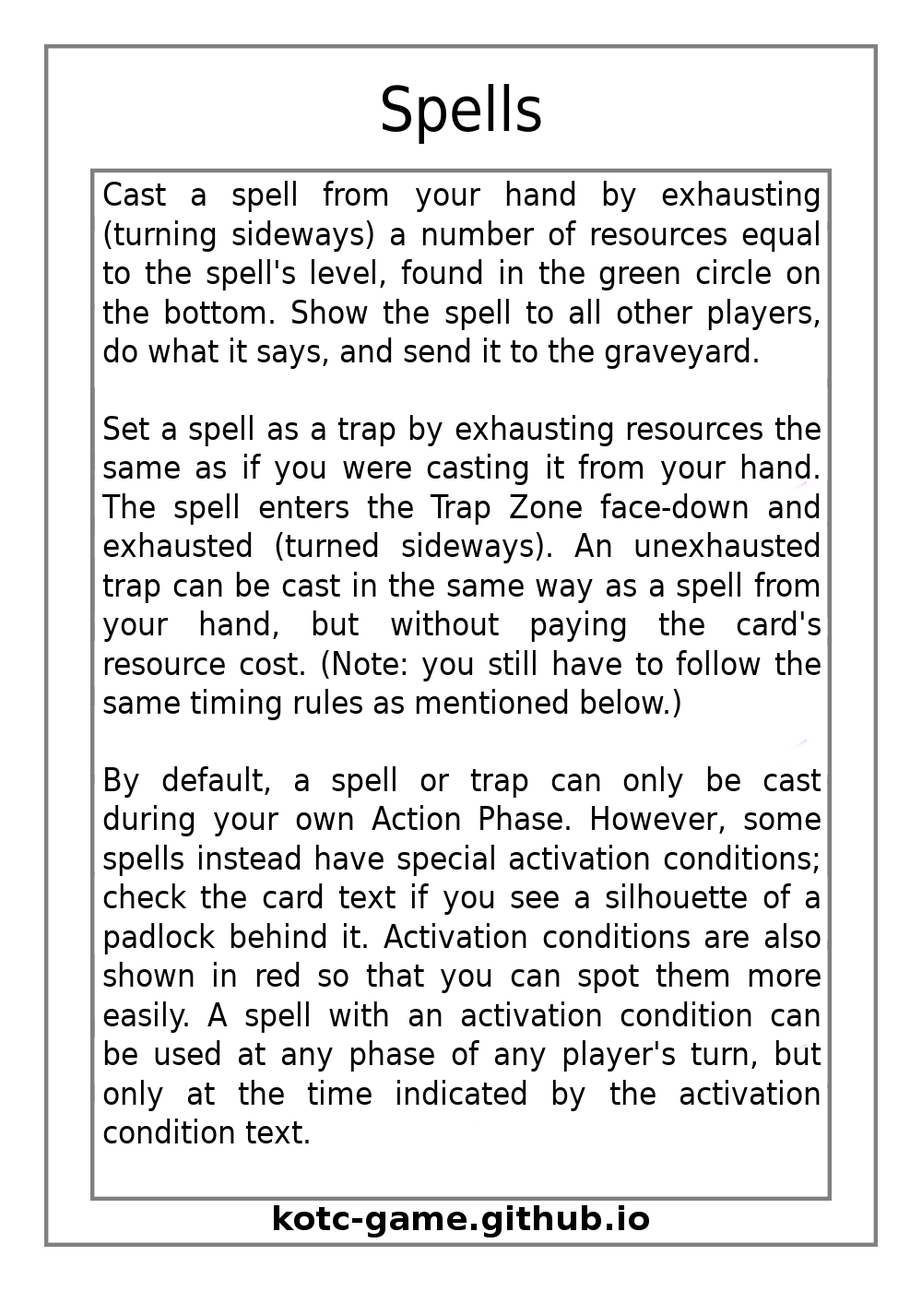
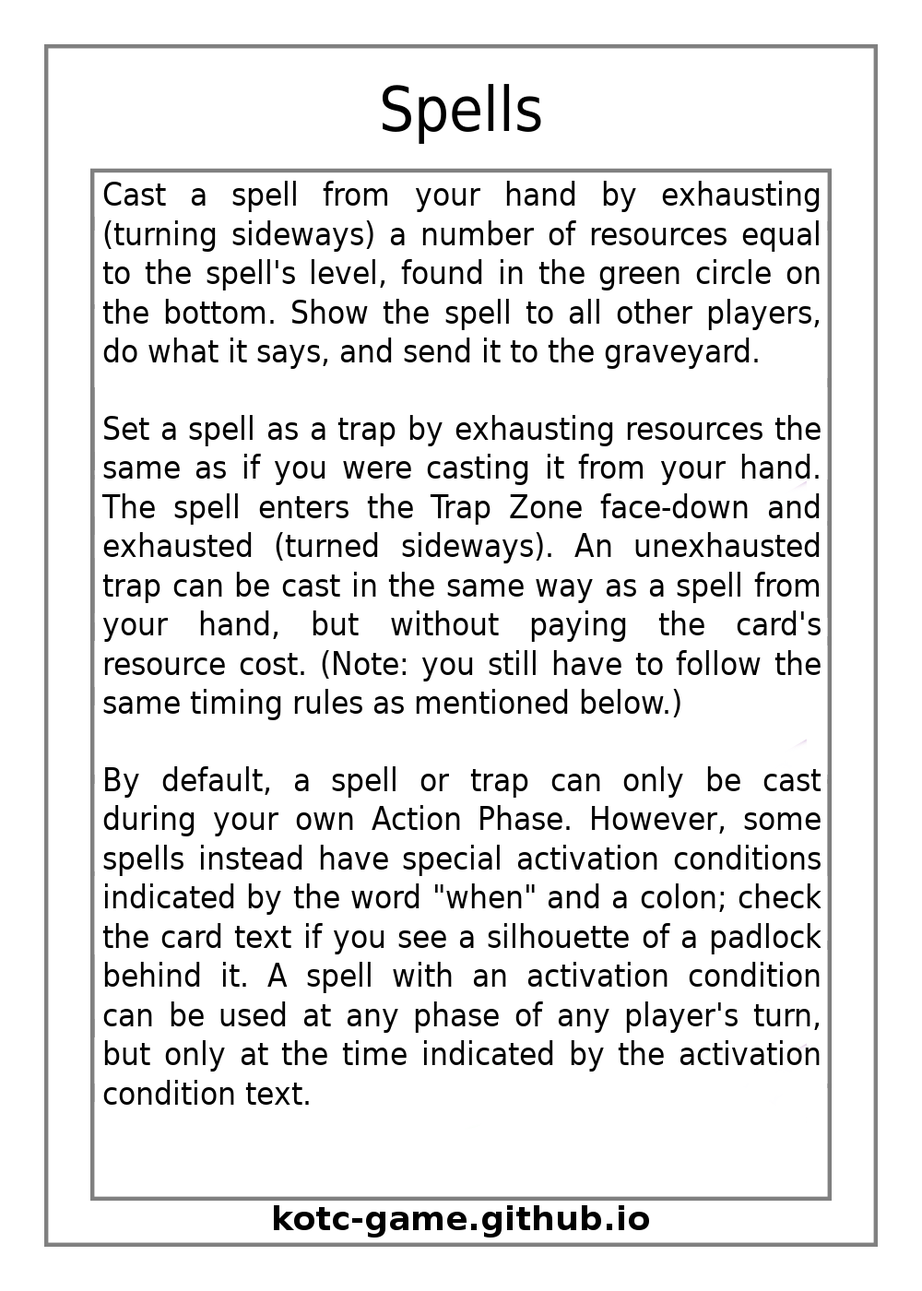
Two versions of the same layered image (922x1291). Layer-by-layer changes:
painted on "Effect Text" over left=102, top=844, right=822, bottom=1144
